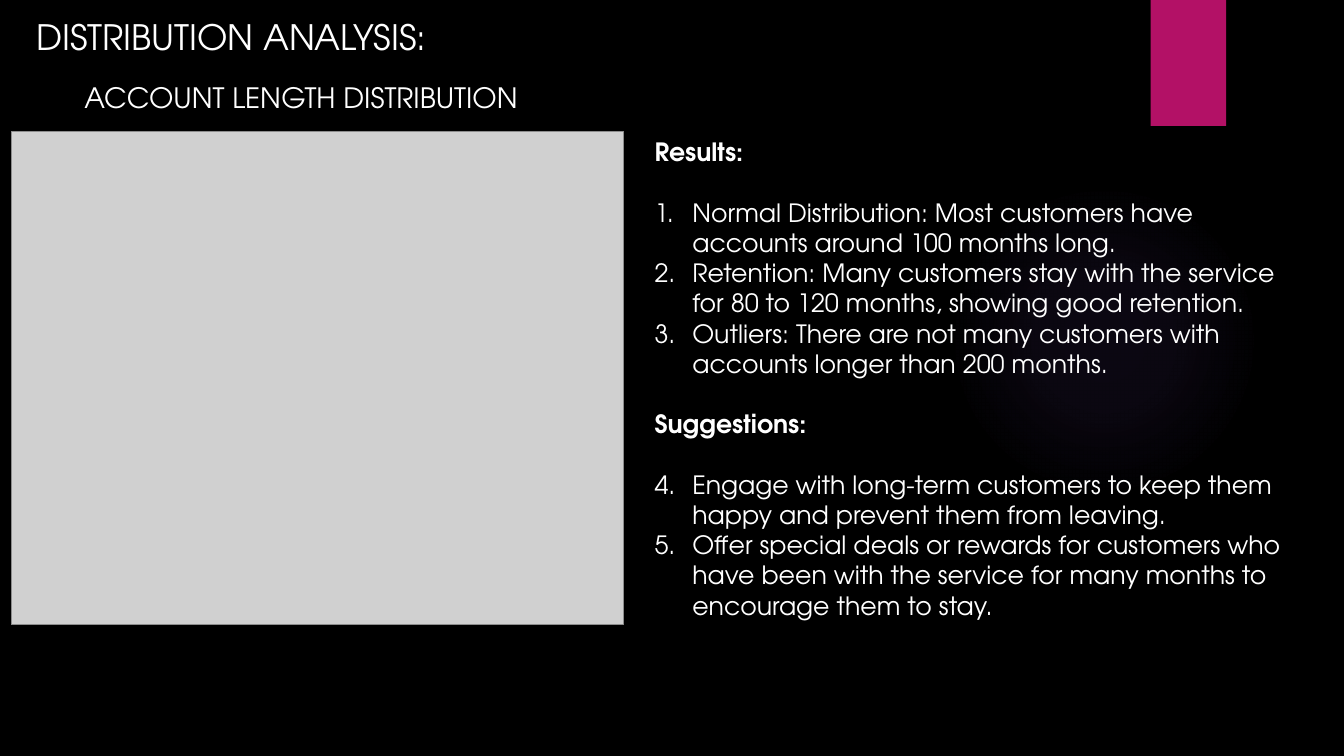
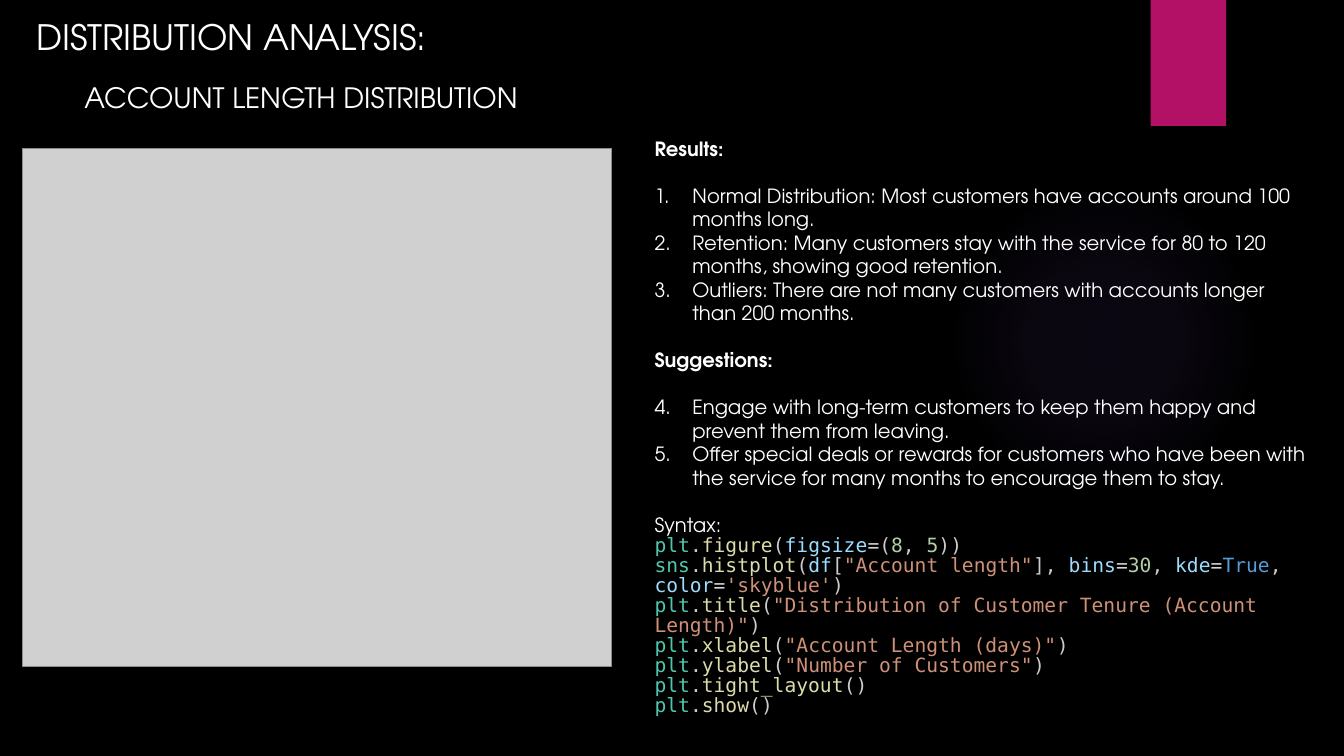
Before and after one commit to MariaBurke-sal/Telecom-Churn, a slide deck: slide 7 of Analyzing Telecom Churn Data for Business Insights and.pptx. Drawn at 1344x756 pixels with LibreOffice and Linux fonts; fonts in the diff are those of the drawing; grey boxes stand for pictures; background and template pictures are left out. Boxes give left, top, right and bottom in pixels: in the first picture for what was removed or moved away, otherwise in the second. Text is boxed around its words. In the diff, an @@ line names an element or a change of style, - is before the commit and + after.

```diff
--- a/Analyzing Telecom Churn Data for Business Insights and.pptx
+++ b/Analyzing Telecom Churn Data for Business Insights and.pptx
@@ picture: place and size @@
-picture at box(11, 131, 624, 624)
+picture at box(23, 148, 612, 666)
@@ text at box(655, 141, 1305, 490): size 18 to 14 pt in "Results:", "Normal Distribution: Most customers have accounts around ...", "Retention: Many customers stay with the service ...", "Outliers: There are not many customers with ..." and 3 more places @@
@@ text at box(655, 517, 1281, 716): paragraphs added @@
+Syntax:
+plt.figure(figsize=(8, 5))
+sns.histplot(df["Account length"], bins=30, kde=True, color='skyblue')
+plt.title("Distribution of Customer Tenure (Account Length)")
+plt.xlabel("Account Length (days)")
+plt.ylabel("Number of Customers")
+plt.tight_layout()
+plt.show()
```
Also in this commit, not shown: 8 other slides changed, 1 slide removed.
